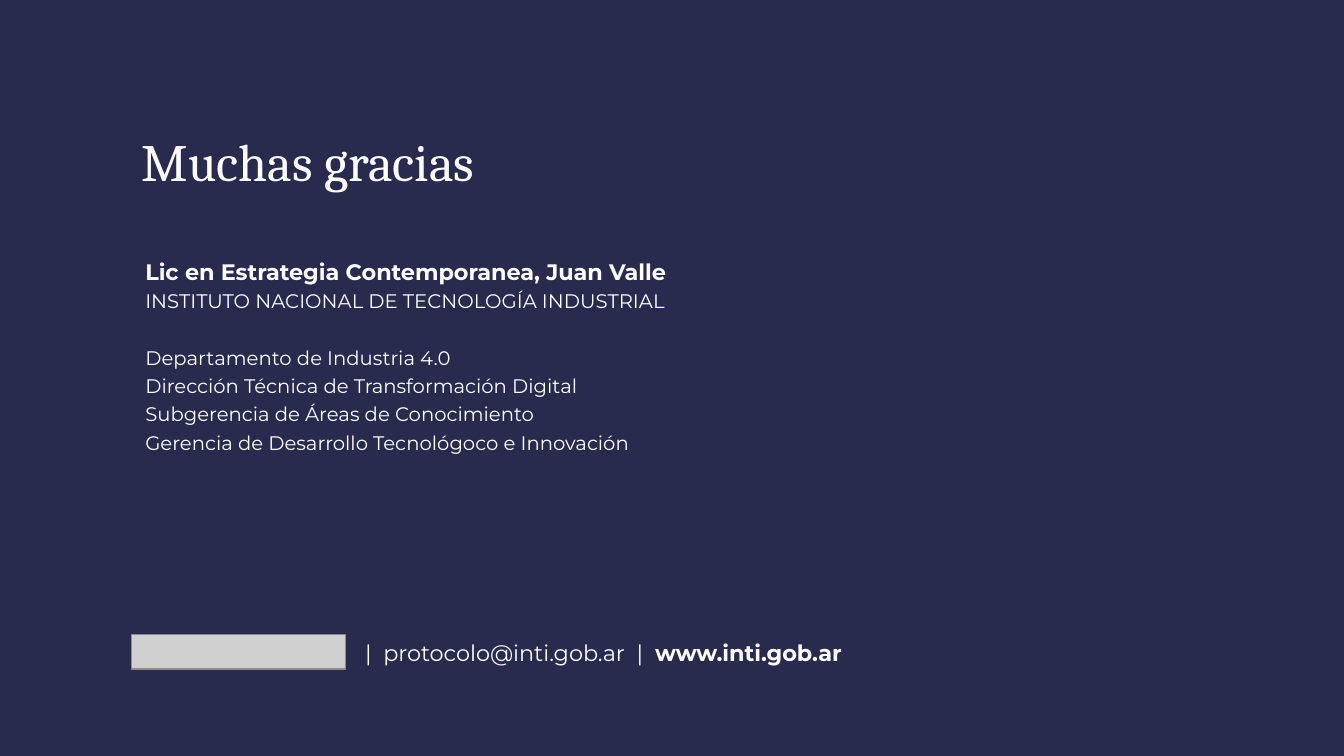
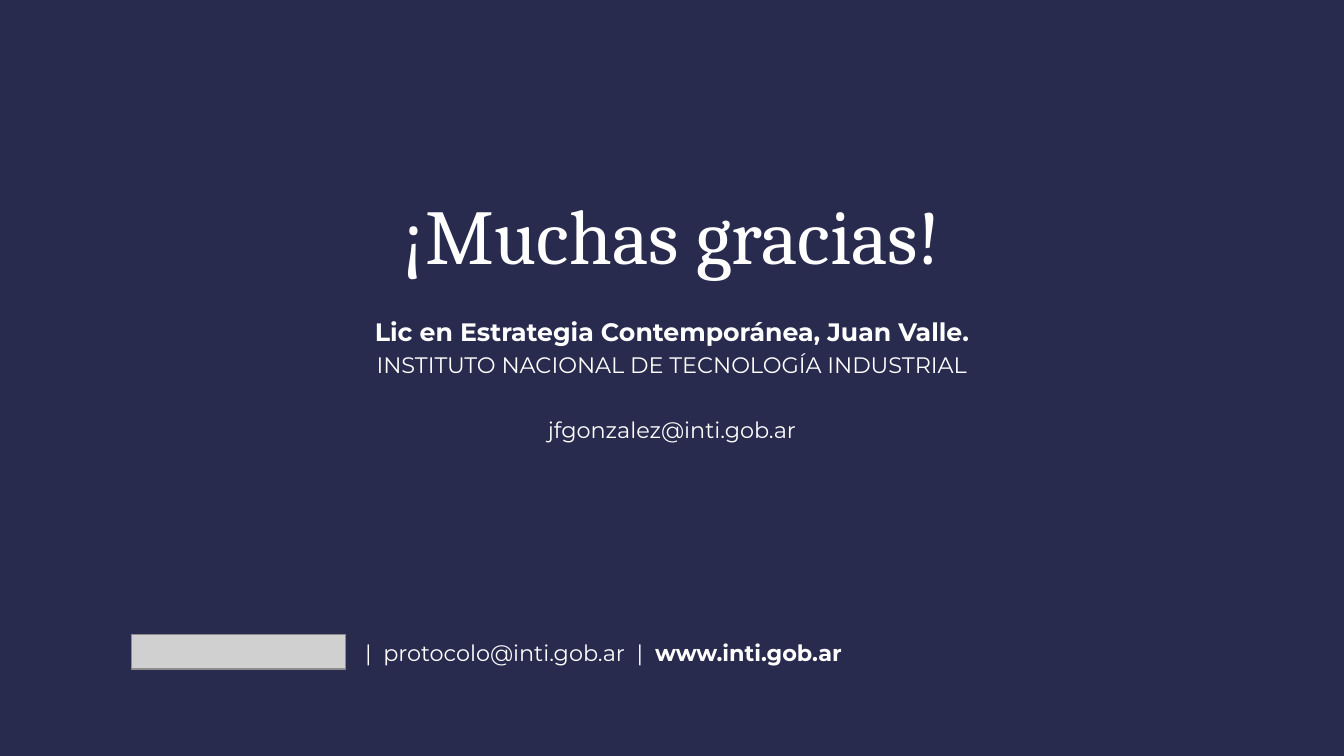
Before and after one commit to Piquelin/curso_yolo, a slide deck: slide 22 of YOLO_PPT_INTI_2026.pptx (slide 11 before the commit). Drawn at 1344x756 pixels with LibreOffice and Linux fonts; fonts in the diff are those of the drawing; grey boxes stand for pictures; background and template pictures are left out. Boxes give left, top, right and bottom in pixels: in the first picture for what was removed or moved away, otherwise in the second. Text is boxed around its words. In the diff, an @@ line names an element or a change of style, - is before the commit and + after.

```diff
--- a/YOLO_PPT_INTI_2026.pptx
+++ b/YOLO_PPT_INTI_2026.pptx
@@ text at [404, 210, 940, 281]: text changed; size 37.3 to 55.3 pt @@
-Muchas gracias
+¡Muchas gracias!
@@ text "Lic en Estrategia Contemporánea, Juan ...": place and size @@
-text "Lic en Estrategia Contemporánea, Juan ..." at [145, 262, 666, 454]
+text "Lic en Estrategia Contemporánea, Juan ..." at [375, 321, 969, 443]
@@ text at [375, 321, 969, 346]: text changed; size 16 to 18 pt @@
-Lic en Estrategia Contemporanea, Juan Valle
+Lic en Estrategia Contemporánea, Juan Valle.
@@ text at [377, 353, 966, 373]: size 14 to 16 pt in "INSTITUTO NACIONAL DE TECNOLOGÍA INDUSTRIAL"; alignment left to centre @@
@@ text at [548, 421, 796, 443]: text changed; size 14 to 16 pt @@
-Departamento de Industria 4.0
-Dirección Técnica de Transformación Digital
-Subgerencia de Áreas de Conocimiento
-Gerencia de Desarrollo Tecnológoco e Innovación
+jfgonzalez@inti.gob.ar
```
Also in this commit, not shown: 10 other slides changed, 11 slides added.
